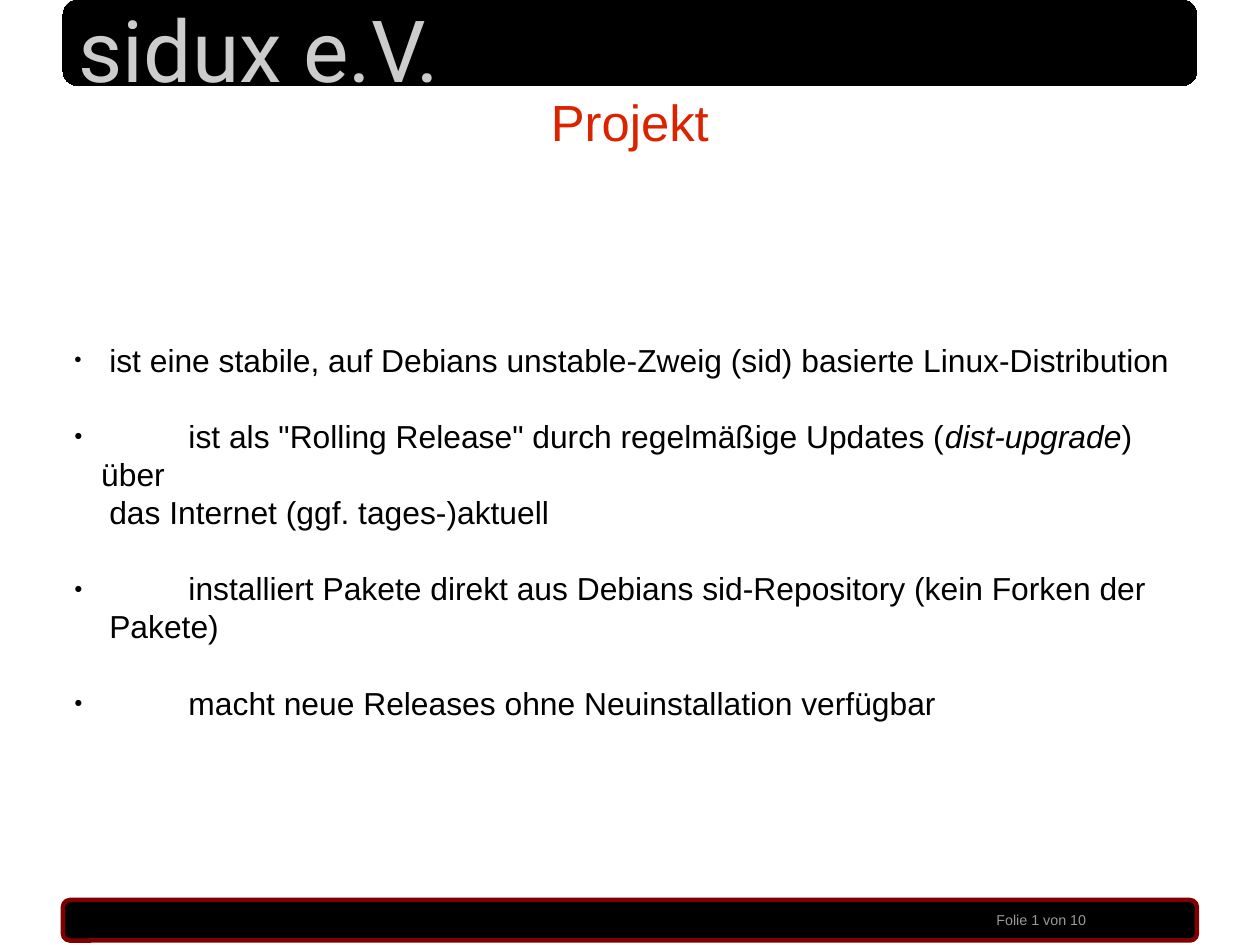
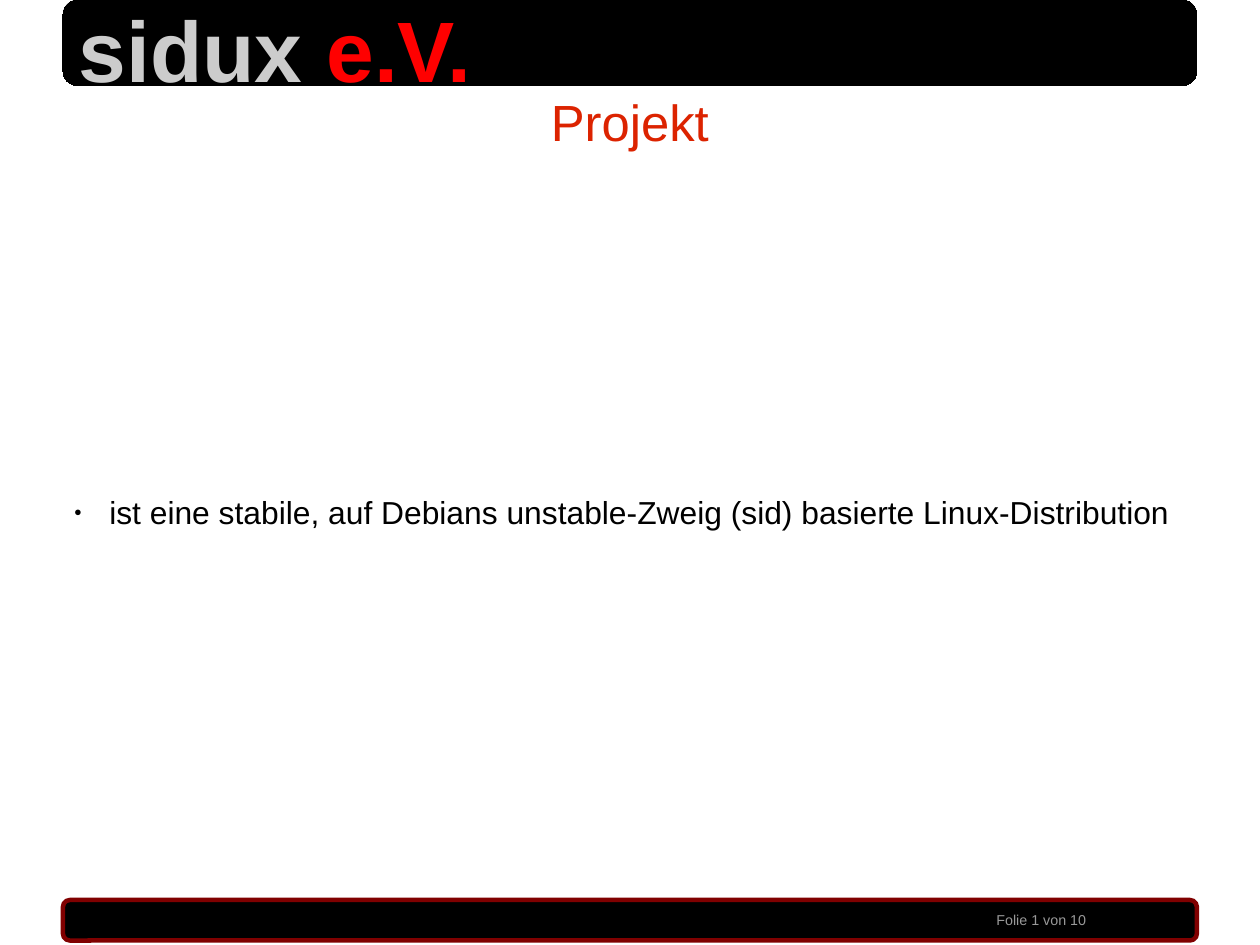
Before and after one commit to sidux-ev/praesentation, a slide deck: slide 1 of bin/sigint_2010.odp. Drawn at 1260x945 pixels with LibreOffice and Linux fonts; fonts in the diff are those of the drawing; background and template pictures are left out. Boxes give left, top, right and bottom in pixels: in the first picture for what was removed or moved away, otherwise in the second. Text is boxed around its words. In the diff, an @@ line names an element or a change of style, - is before the commit and + after.

Commit message:
clean up folien [(c) etc.], formatierung sidux e.V., etc. modified:   bin/sigint_2010.odp

```diff
--- a/bin/sigint_2010.odp
+++ b/bin/sigint_2010.odp
@@ text "sidux e.V." at [79, 20, 470, 98]: font Roboto to Arial, bold on; text colour #CCCCCC to #FF0000 in "e.V." @@
@@ text at [101, 425, 1146, 720]: paragraphs removed @@
-● ist als "Rolling Release" durch regelmäßige Updates (dist-upgrade) über
-  das Internet (ggf. tages-)aktuell
-● installiert Pakete direkt aus Debians sid-Repository (kein Forken der
-  Pakete)
-● macht neue Releases ohne Neuinstallation verfügbar
```
Also in this commit, not shown: 9 other slides changed.
